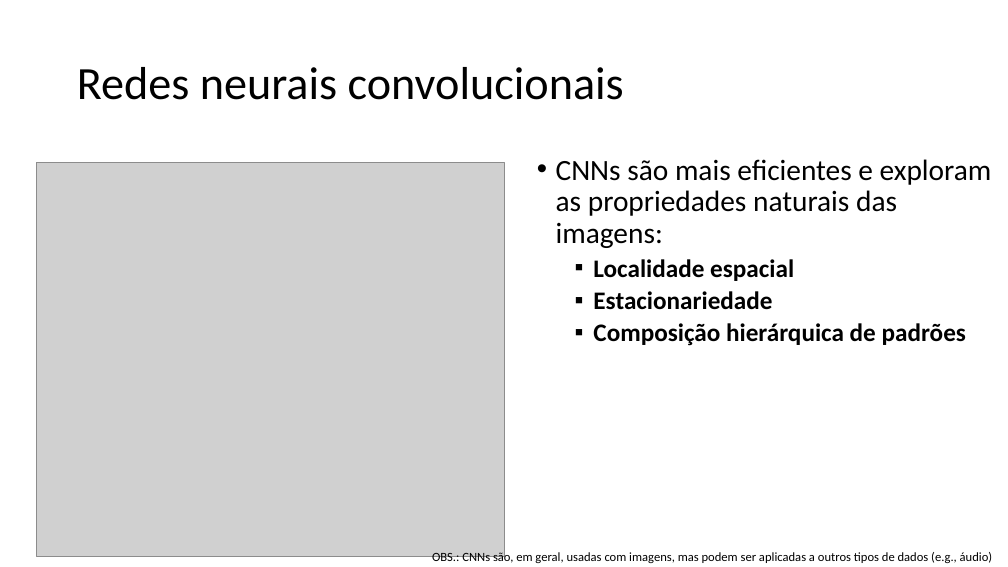
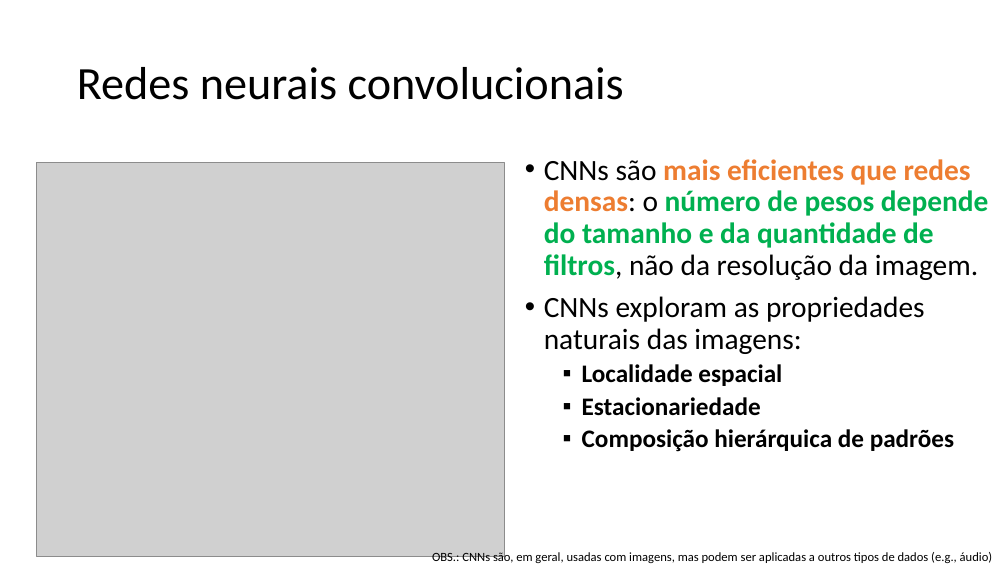
Before and after one commit to zz4fap/c24_inteligencia_artificial, a slide deck: slide 14 of slides/C24_CNN.pptx. Drawn at 1008x567 pixels with LibreOffice and Linux fonts; fonts in the diff are those of the drawing; grey boxes stand for pictures. Boxes give left, top, right and bottom in pixels: in the first picture for what was removed or moved away, otherwise in the second. Text is boxed around its words. In the diff, an @@ line names an element or a change of style, - is before the commit and + after.

```diff
--- a/slides/C24_CNN.pptx
+++ b/slides/C24_CNN.pptx
@@ text "CNNs são mais eficientes que ...": place and size @@
-text "CNNs são mais eficientes que ..." at bbox=[556, 159, 992, 346]
+text "CNNs são mais eficientes que ..." at bbox=[544, 159, 988, 452]
@@ text at bbox=[544, 159, 988, 354]: text changed; bold on @@
-• CNNs são mais eficientes e exploram as propriedades naturais das imagens:
+• CNNs são mais eficientes que redes densas: o número de pesos depende do tamanho e da quantidade de filtros, não da resolução da imagem.
+• CNNs exploram as propriedades naturais das imagens:
```
Also in this commit, not shown: 19 other slides changed, 1 other file.
